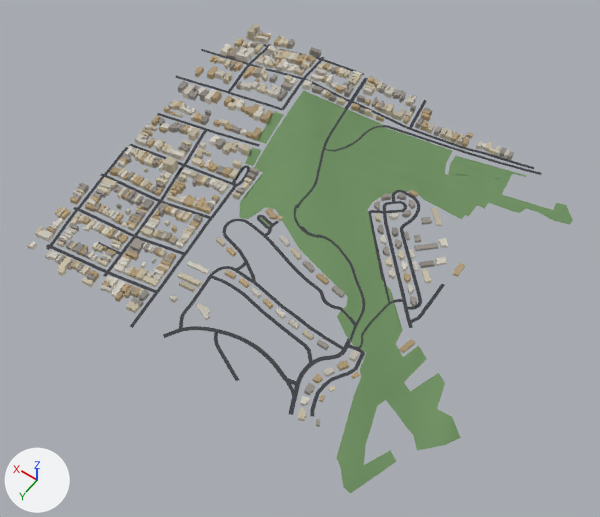
What one commit did to the glTF model public/tiles/tile_8_10.glb.
Before and after are seen from a 50 mm lens placed at (-1095.0, 1472.0, 1406.0), pointed at (-461.0, 584.0, 11.0). Every picture has the same lights, and +X, +Y and +Z are marked at lower left. The first picture is the older version. Where no turn or scale is listed for an object, it has been applied to the vertices.

Names of what the first picture shows: 'bld_8_10', 'grn_8_10', 'road_8_10'.
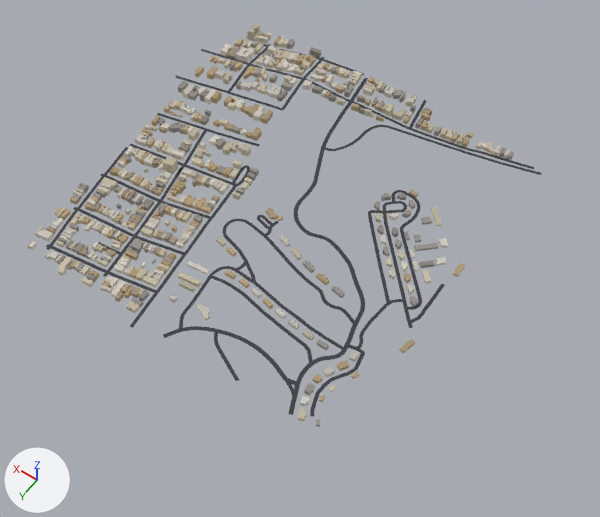
Pixel boxes [x1, y1, x2, y2] of what changed, in the pictures (600 x 517 px):
'grn_8_10', deleted (green)
    before: [239, 91, 573, 493]

The edits, one by one:
Object 'grn_8_10' (ob_grn_8_10) is deleted.
